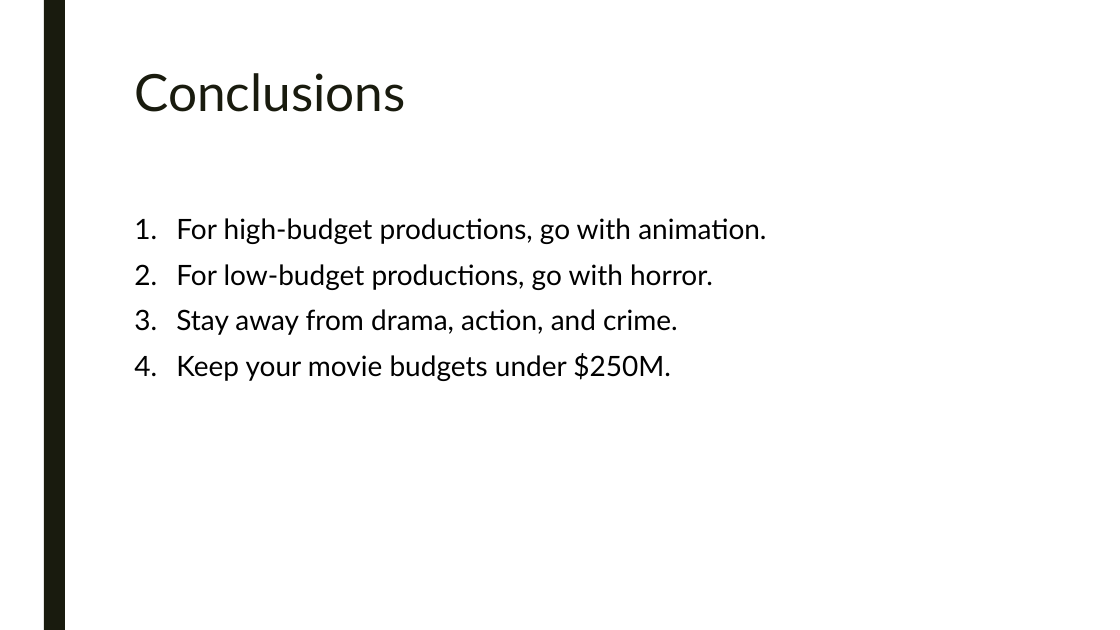
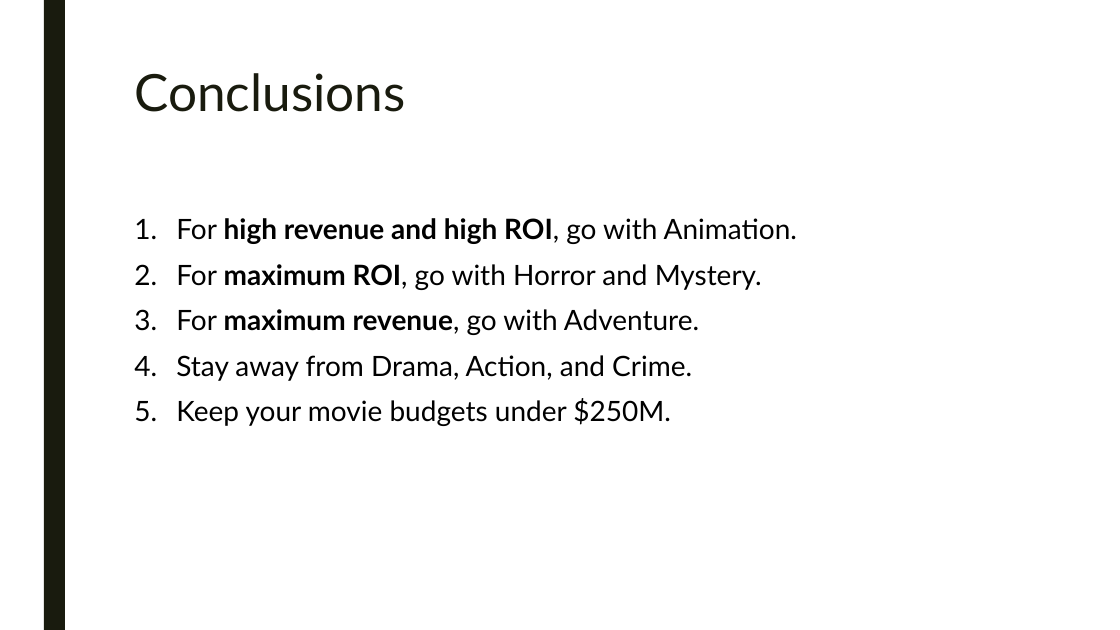
Before and after one commit to ndgigliotti/dsc-phase-1-project, a slide deck: slide 10 of presentation/presentation.pptx. Drawn at 1120x630 pixels with LibreOffice and Linux fonts; fonts in the diff are those of the drawing. Boxes give left, top, right and bottom in pixels: in the first picture for what was removed or moved away, otherwise in the second. Text is boxed around its words. In the diff, an @@ line names an element or a change of style, - is before the commit and + after.

Commit message:
Add and improve slides

```diff
--- a/presentation/presentation.pptx
+++ b/presentation/presentation.pptx
@@ text at bbox=[176, 218, 797, 381]: text changed @@
-1. For high-budget productions, go with animation.
-2. For low-budget productions, go with horror.
-3. Stay away from drama, action, and crime.
+1. For high revenue and high ROI, go with Animation.
+2. For maximum ROI, go with Horror and Mystery.
+3. For maximum revenue, go with Adventure.
+4. Stay away from Drama, Action, and Crime.
```
Also in this commit, not shown: 9 slides added, 7 slides removed, 1 other file.
